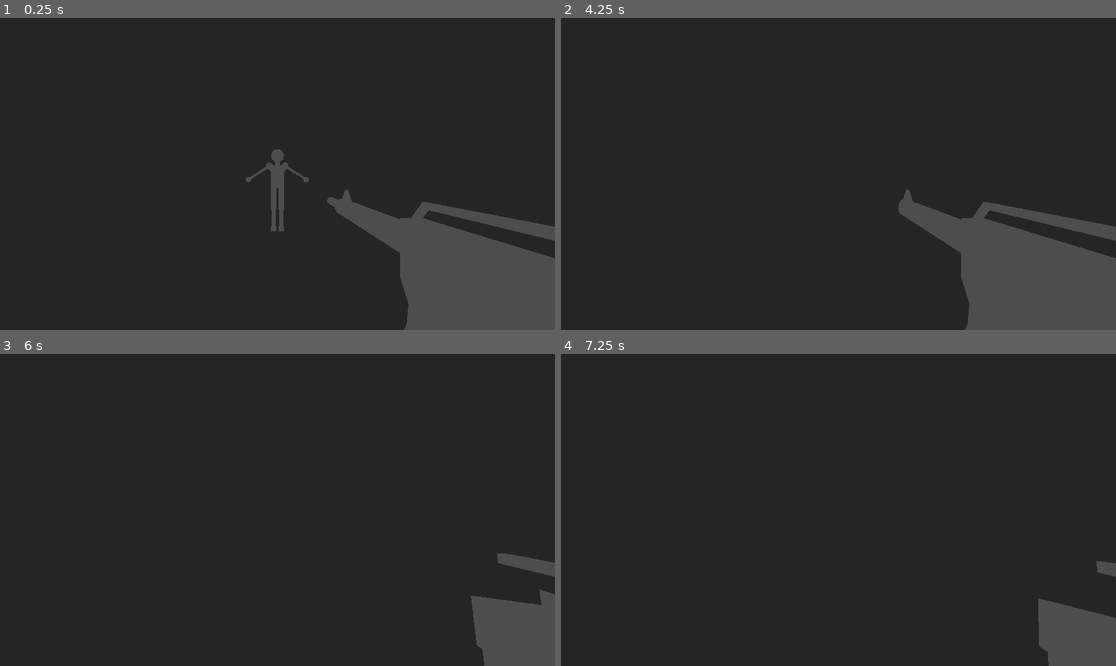
Above: before the commit, frames 1-4 (two rows, left to right).
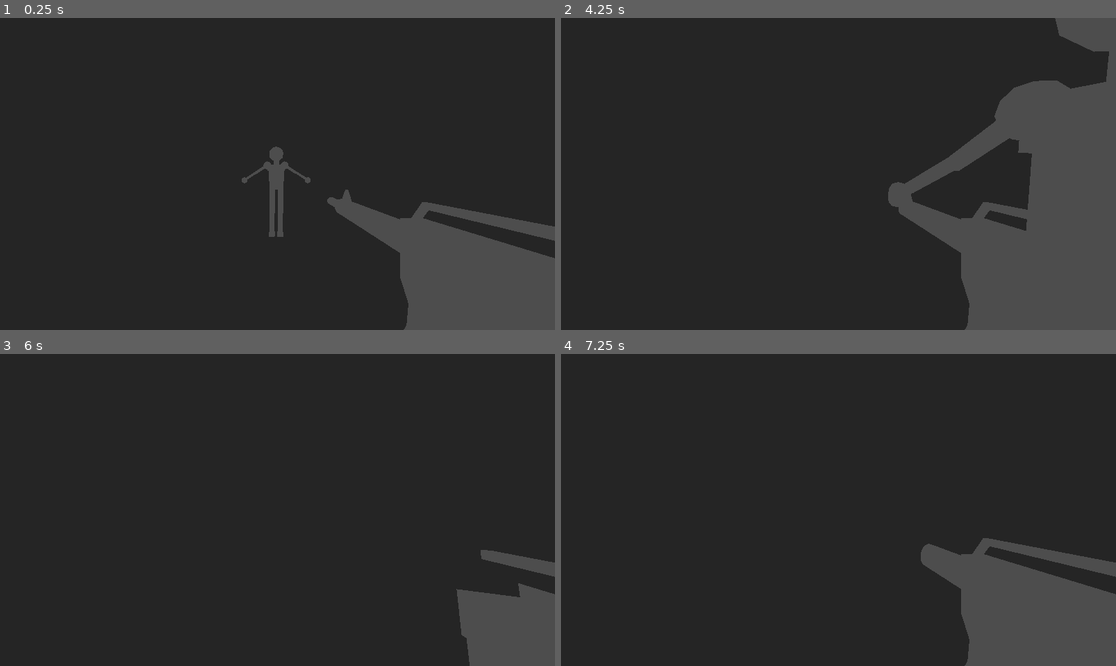
Above: after the commit, the same moments.

Repository: PrestonBrown1/3D-Game
Game: Godot game, scene res://game.tscn
Same seed, same stepped clock (60 frames per second), same inputs: the game is played once before the commit and once after it.
Inputs (mouse positions are in pixels of both pictures, inside the frame that each line leads up to):
- Up to frame 1 (0.25 s): no input
- Up to frame 2 (4.25 s): move the mouse to (866, 174) at 0.52 s; hold W (Forward) from 0.53 s (still down); tap Space (Jump) at 0.77, 1.52, 2, 3.02, 3.5, 3.77 s; tap Enter at 1.25, 2.75 s; move the mouse to (810, 174) at 1.27 s; move the mouse to (849, 167) at 2.02 s; move the mouse to (832, 180) at 2.77 s; move the mouse to (877, 177) at 3.52 s
- Up to frame 3 (6 s): move the mouse to (233, 506) at 4.27 s; tap Space (Jump) at 4.52, 5.75 s; tap Enter at 5 s; move the mouse to (283, 510) at 5.02 s; move the mouse to (255, 503) at 5.77 s; release W (Forward) at 5.78 s; hold D (Right) from 5.78 s (still down)
- Up to frame 4 (7.25 s): tap Space (Jump) at 6.02, 6.77 s; move the mouse to (866, 510) at 6.52 s; release D (Right) at 6.53 s; hold W (Forward) from 6.53 s (still down)

The runs differ from the first frame. In frame 1, 0.3% of the frame differs, in the area x 43-56%, y 41-71%; in frame 2, 11%, in the area x 58-100%, y 0-78%; in frame 3, 1.0%; in frame 4, 7.2%.

Commit message:
Enemy moves toward player

Diff:
--- a/Enemy/enemy.gd
+++ b/Enemy/enemy.gd
@@ -1,7 +1,7 @@
 extends CharacterBody3D
 
 
-const SPEED = 5.0
+const SPEED = 2.5
 const JUMP_VELOCITY = 4.5
 var player
 
@@ -31,8 +31,28 @@
 		direction += deg_to_rad(180)
 
 	rotation.y = direction - deg_to_rad(90)
-	print(rad_to_deg(direction))
-	#velocity.z = SPEED
 
+	#Calculate Velocity
+	var inputDir = Vector2()
+	if rotation.y > 0:
+		inputDir.x = 1
+		#velocity.x = SPEED
+	else:
+		inputDir.x = -1
+		#velocity.x = SPEED * -1
+	if abs(rad_to_deg(rotation.y)) > 90:
+		inputDir.y = 1
+		#velocity.z = SPEED * -1
+	else:
+		inputDir.y = 1
+		#velocity.z = SPEED
+	print(inputDir)
+	var angle = (transform.basis * Vector3(inputDir.x, 0, inputDir.y)).normalized()
+	if angle:
+		velocity.x = angle.x * SPEED
+		velocity.z = angle.z * SPEED
+	else:
+		velocity.x = move_toward(velocity.x, 0, SPEED)
+		velocity.z = move_toward(velocity.z, 0, SPEED)
 
 	move_and_slide()
